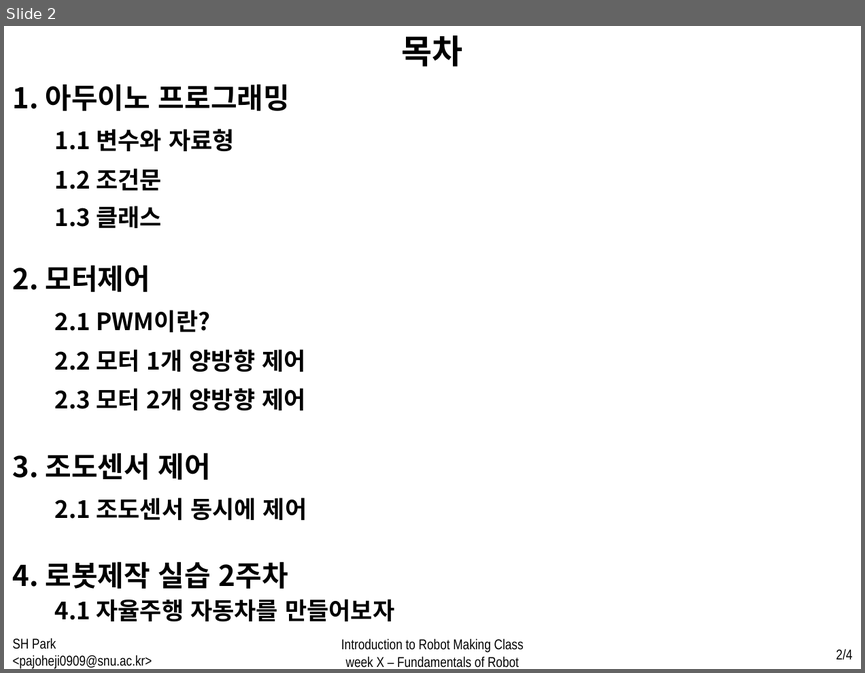
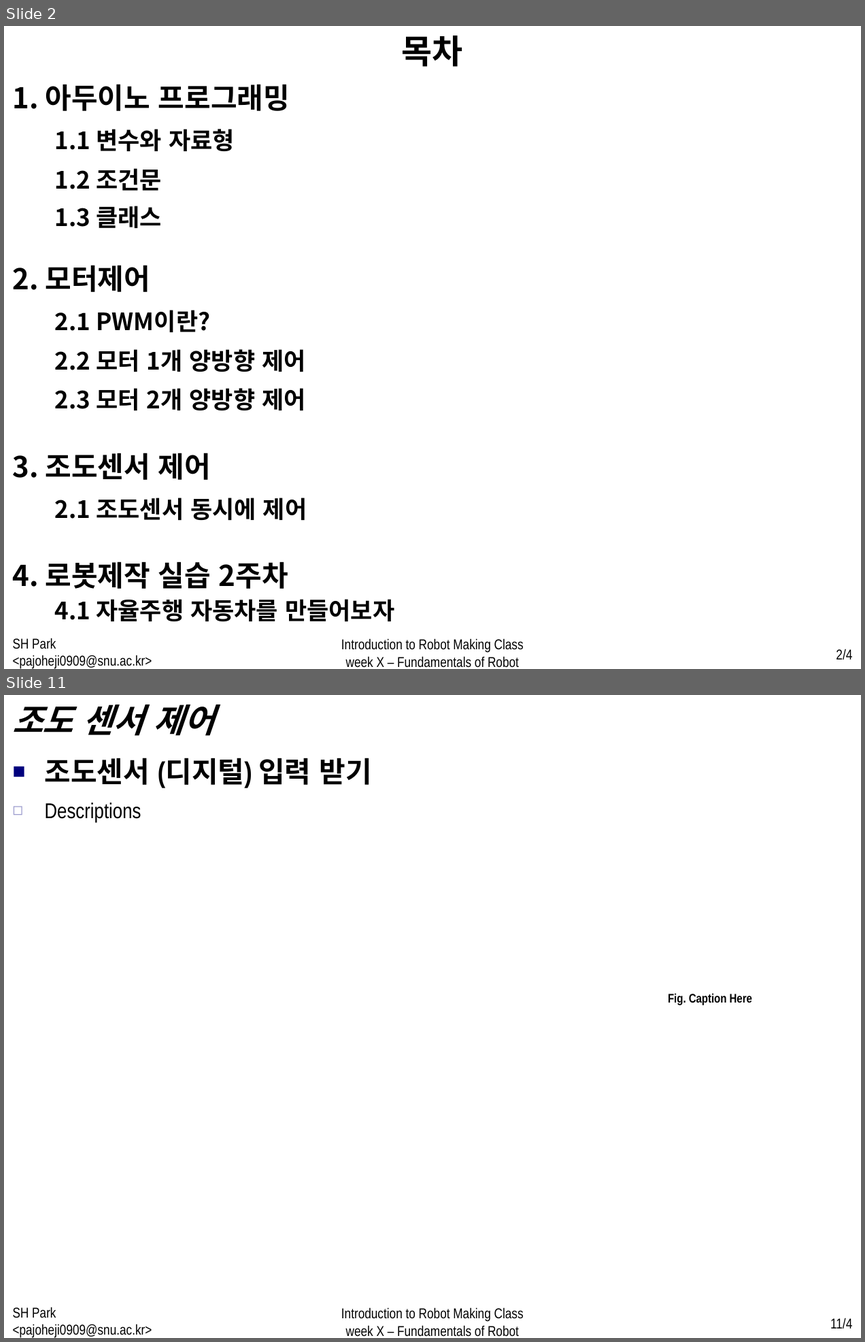
Before and after one commit to WhenTheyCry96/RobotTutorial, a slide deck: PPT/week2.pptx. Shown one above the other, each under a label of ours: slide 2 before the commit, slides 2 and 11 after it; the slides between them are not shown. The pictures are 865x673 and 865x1342 pixels, drawn with LibreOffice and Linux fonts; fonts in the diff are those of the drawing. Boxes give left, top, right and bottom in pixels: in the first picture for what was removed or moved away, otherwise in the second. Text is boxed around its words. In the diff, an @@ line names an element or a change of style, - is before the commit and + after.

Commit message:
robot ppt2 fixing

```diff
--- a/PPT/week2.pptx
+++ b/PPT/week2.pptx
@@ slide 11 added at [4, 695, 861, 1338], background #FFFFFF @@
@@ text added at [12, 705, 214, 736], 28 pt, text #000000, bold, italic @@
+조도 센서 제어
@@ text added at [45, 758, 371, 788], 24 pt, text #000000, bold @@
+■ 조도센서 (디지털) 입력 받기
@@ text added at [45, 802, 141, 822], 18 pt, text #000000 @@
+  ◻ Descriptions
@@ text added at [668, 993, 752, 1005], 10.5 pt, text #000000, bold @@
+Fig. Caption Here
@@ text added at [13, 1306, 152, 1338], 12 pt, text #000000 @@
+SH Park <pajoheji0909@snu.ac.kr>
@@ text added at [341, 1307, 524, 1336], 12 pt, text #000000 @@
+Introduction to Robot Making Class
+week X – Fundamentals of Robot
@@ page number added at [830, 1317, 852, 1329], 12 pt, text #000000 @@
+11/4
```
Also in this commit, not shown: 1 slide changed, 12 other slides added.
